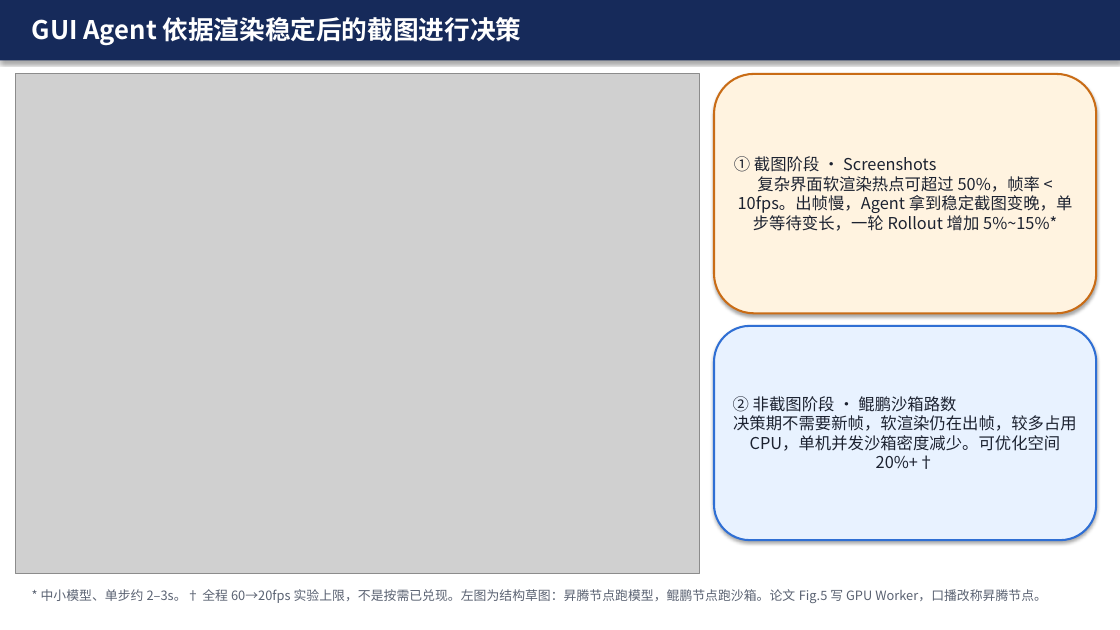
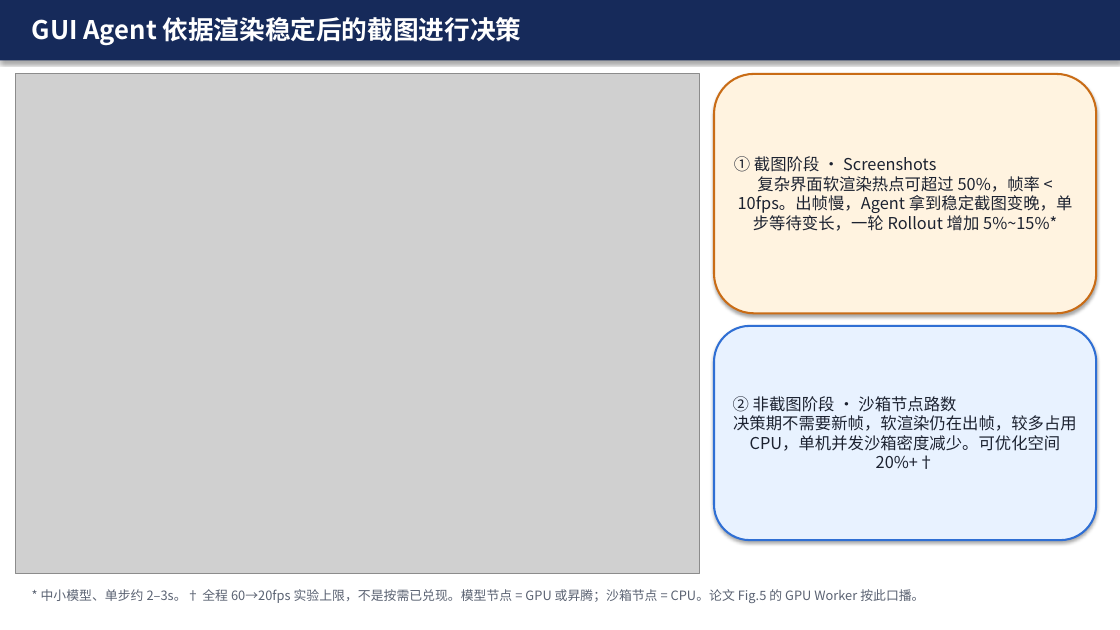
Before and after one commit to LOLHenry/CubeSandbox, a slide deck: slide 1 of docs/assets/maiui-fig5-slide.pptx. Drawn at 1120x630 pixels with LibreOffice and Linux fonts; fonts in the diff are those of the drawing; grey boxes stand for pictures. Boxes give left, top, right and bottom in pixels: in the first picture for what was removed or moved away, otherwise in the second. Text is boxed around its words. In the diff, an @@ line names an element or a change of style, - is before the commit and + after.

```diff
--- a/docs/assets/maiui-fig5-slide.pptx
+++ b/docs/assets/maiui-fig5-slide.pptx
@@ text in rounded rectangle at <box>733,396,1077,469</box>: text changed @@
-② 非截图阶段 · 鲲鹏沙箱路数
-决策期不需要新帧，软渲染仍在出帧，较多占用 CPU，单机并发沙箱密度减少。可优化空间 20%+†
+② 非截图阶段 · 沙箱节点路数
+决策期不需要新帧，软渲染仍在出帧，较多占用 CPU，单机并发沙箱密度减少。可优化空间 20%+†
@@ text at <box>41,589,924,603</box>: text changed @@
-* 中小模型、单步约 2–3s。† 全程 60→20fps 实验上限，不是按需已兑现。左图为结构草图：昇腾节点跑模型，鲲鹏节点跑沙箱。论文 Fig.5 写 GPU Worker，口播改称昇腾节点。
+* 中小模型、单步约 2–3s。† 全程 60→20fps 实验上限，不是按需已兑现。模型节点 = GPU 或昇腾；沙箱节点 = CPU。论文 Fig.5 的 GPU Worker 按此口播。
```
Also in this commit, not shown: 3 other files.
